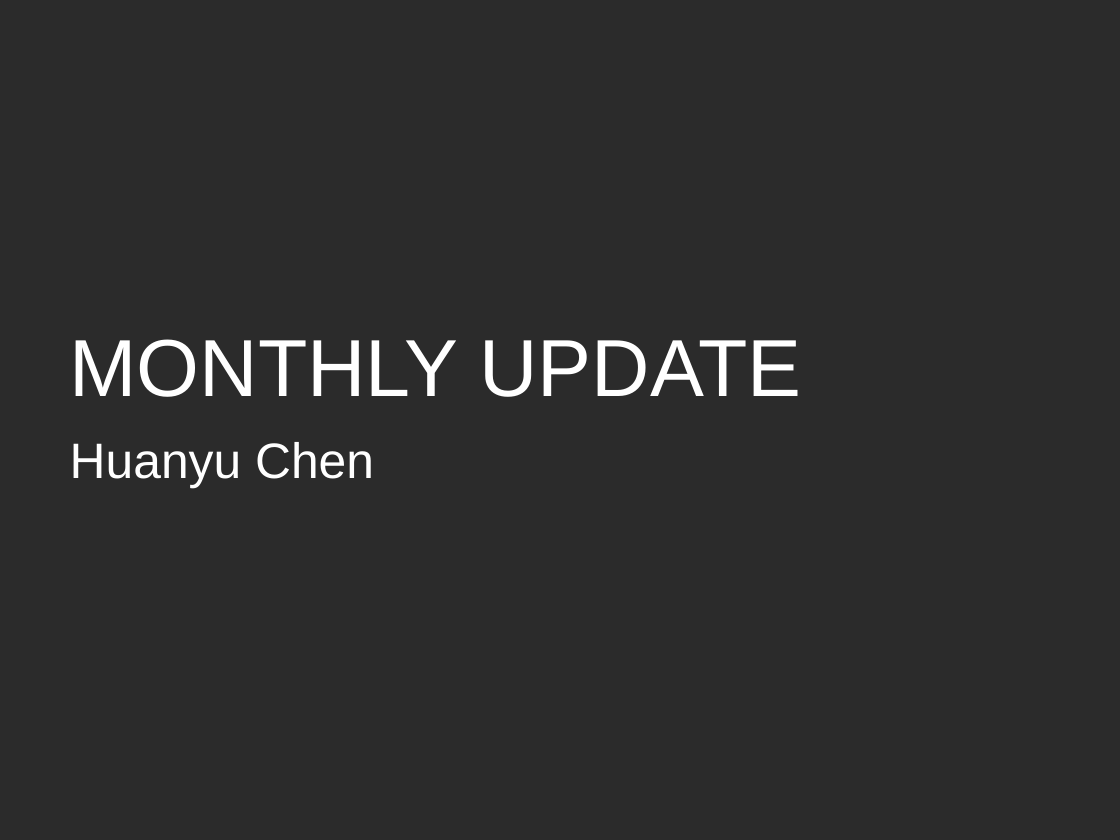
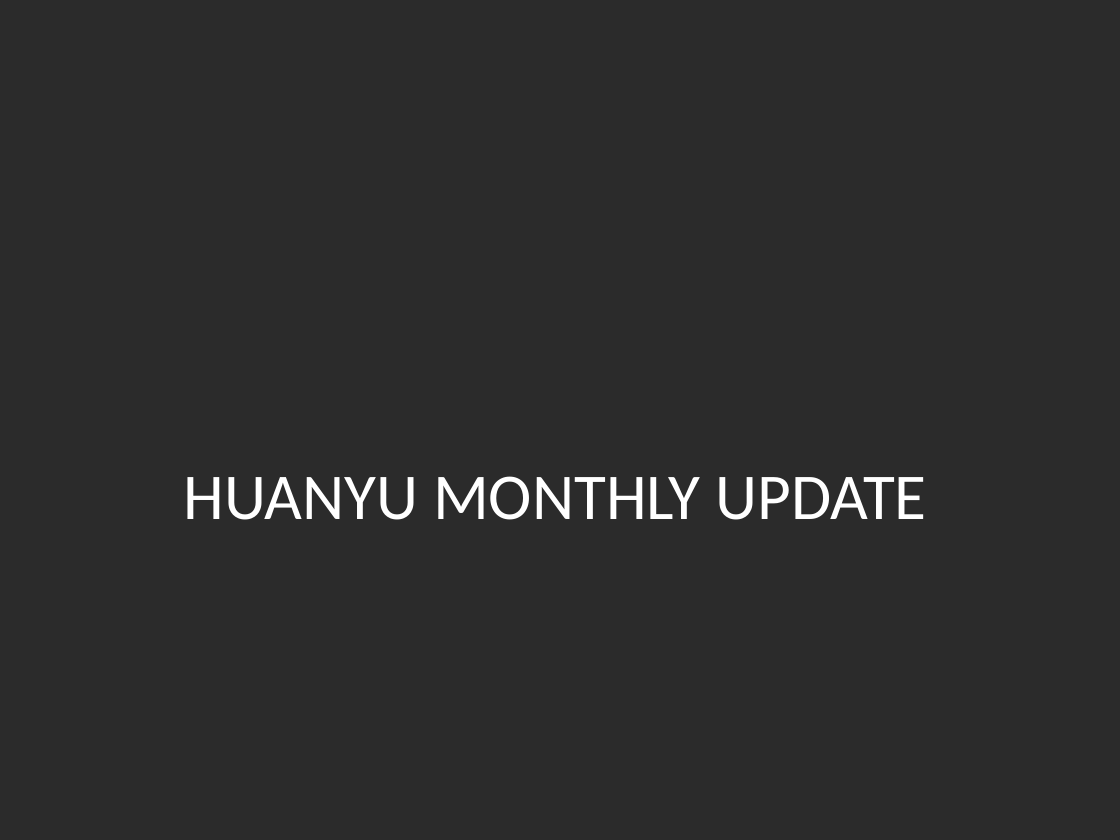
Before and after one commit to huanyuchen0823/mapping, a slide deck: slide 1 of update_pre.pptx. Drawn at 1120x840 pixels with LibreOffice and Linux fonts; fonts in the diff are those of the drawing; background and template pictures are left out; a plain dark background stands for a picture behind light text. Boxes give left, top, right and bottom in pixels: in the first picture for what was removed or moved away, otherwise in the second. Text is boxed around its words. In the diff, an @@ line names an element or a change of style, - is before the commit and + after.

```diff
--- a/update_pre.pptx
+++ b/update_pre.pptx
@@ text removed at <box>70,442,374,488</box> @@
-Huanyu Chen
@@ title at <box>183,476,927,520</box>: text changed; size 52 to 42 pt; font Arial to Calibri @@
-MONTHLY UPDATE
+HUANYU MONTHLY UPDATE
```
Also in this commit, not shown: 6 other slides changed, 2 slides added, 2 slides removed, 6 other files.
